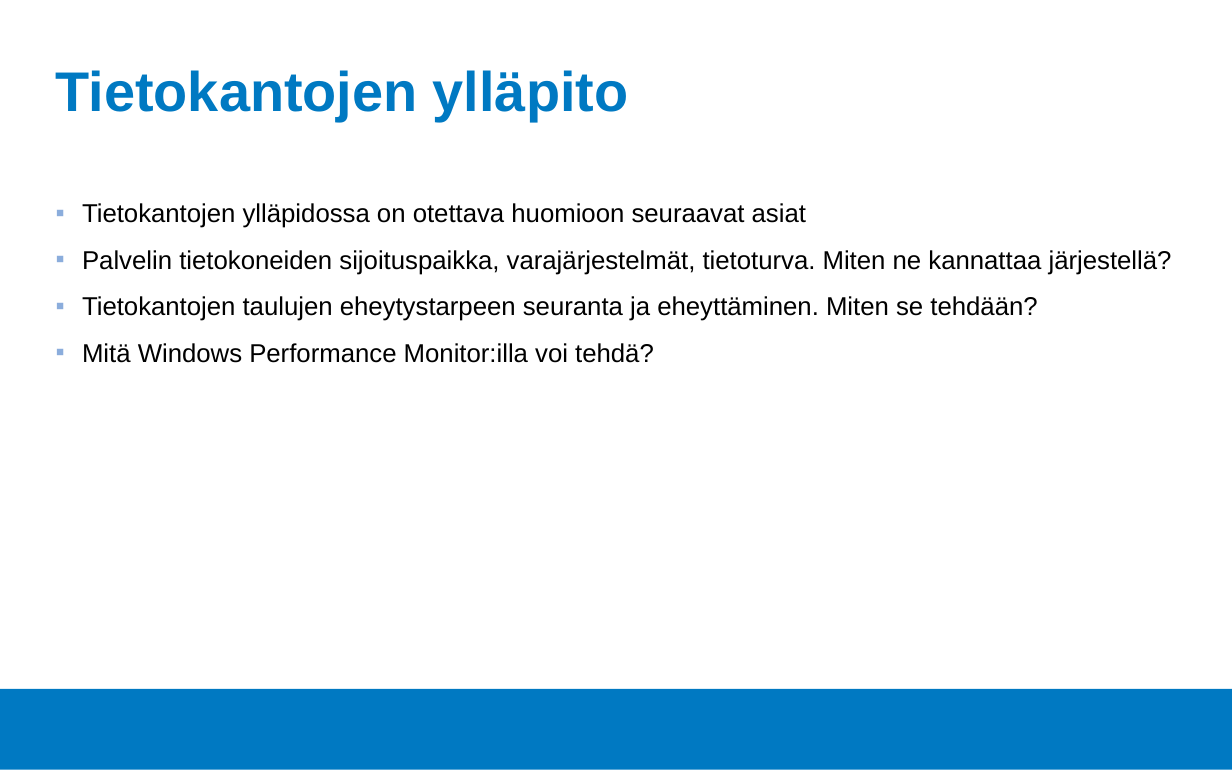
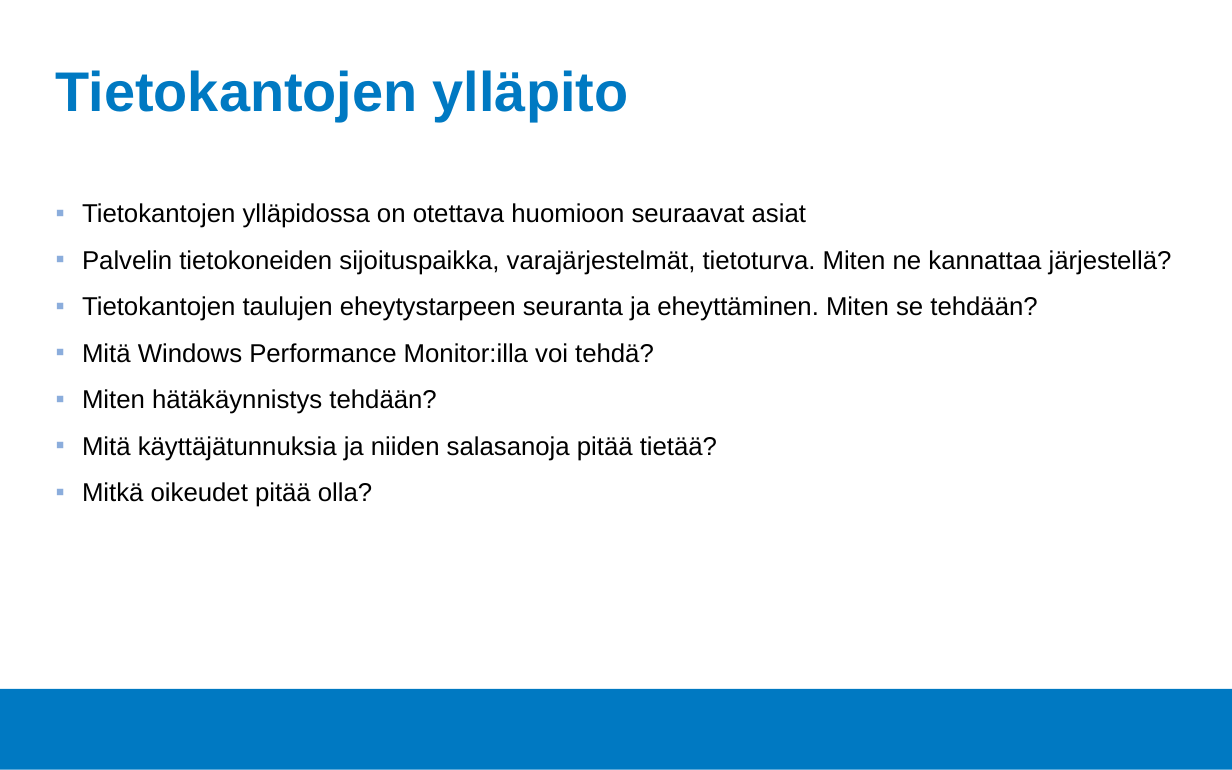
Before and after one commit to Tietokantahallinta/Tietokantahallinta.github.io, a slide deck: slide 3 of luennot/viikko06/Luentokalvot_06.odp (slide 2 before the commit). Drawn at 1232x770 pixels with LibreOffice and Linux fonts; fonts in the diff are those of the drawing; background and template pictures are left out. Boxes give left, top, right and bottom in pixels: in the first picture for what was removed or moved away, otherwise in the second. Text is boxed around its words. In the diff, an @@ line names an element or a change of style, - is before the commit and + after.

```diff
--- a/luennot/viikko06/Luentokalvot_06.odp
+++ b/luennot/viikko06/Luentokalvot_06.odp
@@ text at (x1=82, y1=389, x2=717, y2=507): paragraphs added @@
+▪ Miten hätäkäynnistys tehdään?
+▪ Mitä käyttäjätunnuksia ja niiden salasanoja pitää tietää?
+▪ Mitkä oikeudet pitää olla?
```
Also in this commit, not shown: 1 other slide changed, 4 other files.
